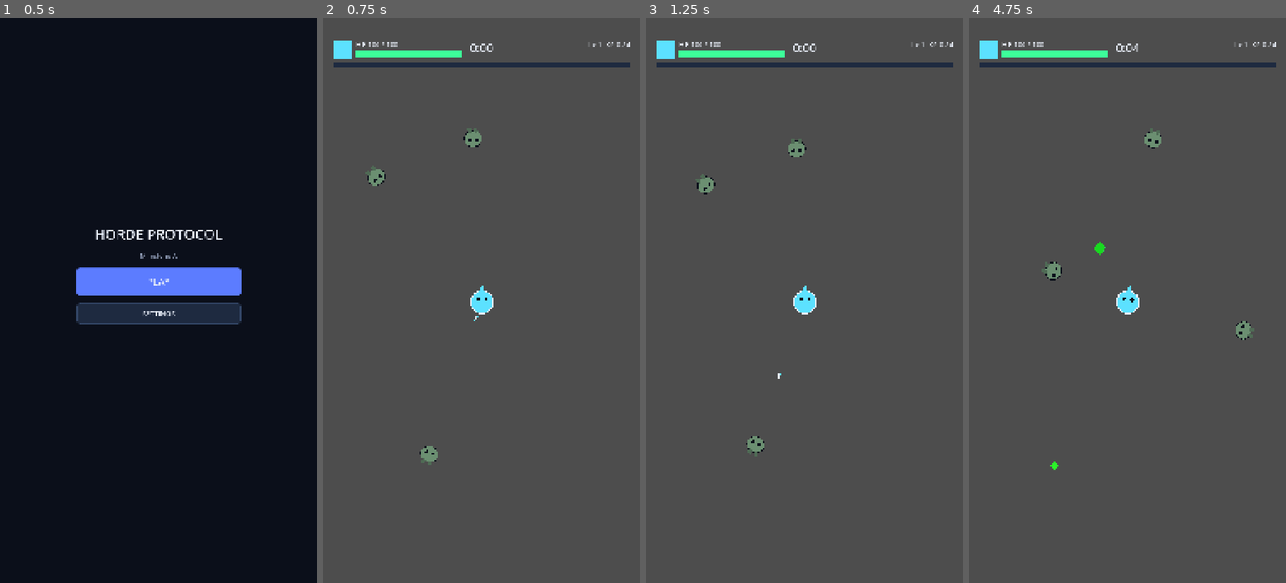
Above: before the commit, frames 1-4 (left to right).
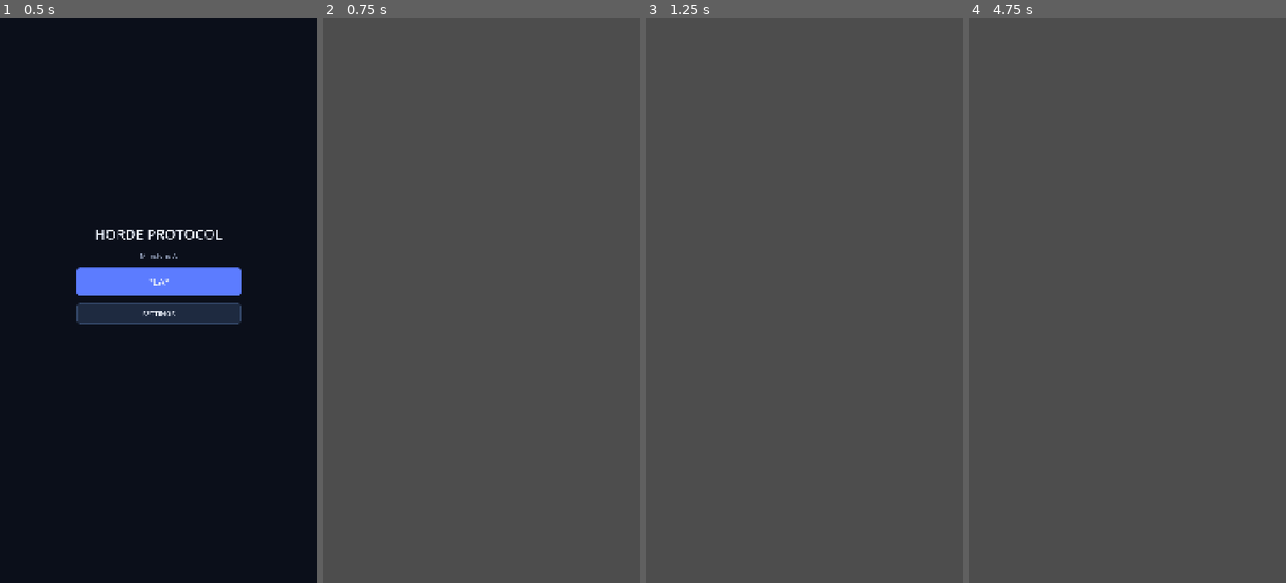
Above: after the commit, the same moments.

Repository: Silithix/Silithix-horde-protocal
Game: Godot game, scene res://scenes/boot/Boot.tscn
Two runs of this game, one before a commit and one after it. Both use one fixed random seed, a clock stepped at 60 frames per second and the inputs below.
Inputs (mouse positions are in pixels of both pictures, inside the frame that each line leads up to):
- Up to frame 1 (0.5 s): no input
- Up to frame 2 (0.75 s): click "PLAY" at 0.5 s
- Up to frame 3 (1.25 s): no input
- Up to frame 4 (4.75 s): move the mouse to (1197, 272) at 1.27 s; click (1197, 272) at 1.42 s; drag from (1064, 328) to (1127, 300) at 2.02 s; move the mouse to (1159, 176) at 2.77 s; click (1159, 176) at 2.92 s; drag from (1111, 413) to (1127, 300) at 3.52 s; move the mouse to (1222, 385) at 4.27 s; click (1222, 385) at 4.42 s

Frame 1 is identical in both runs. In frame 2, 2.3% of the frame differs, in the area x 3-97%, y 4-80%; in frame 3, 2.3%; in frame 4, 2.4%.
Error after the commit: Parse Error: Preload file "res://scenes/enemies/Hound.tscn" does not exist. (res://scenes/run/Run.gd:8)

Commit message:
feat: wire Hound, Tox Spout, and Pulse Halo into Run
Pool-warm and mix-spawn Combat B enemies; Tox after 60s. Level-up offers
Pulse Halo as second weapon with set_level upgrades.

Diff:
--- a/scenes/run/Run.gd
+++ b/scenes/run/Run.gd
@@ -1,20 +1,24 @@
 extends Node2D
-## Run root. Systems owns player/camera/XP/pooling/pause/crates here.
+## Run root. Systems owns player/camera/XP/pooling/pause/crates/spawn mix.
 
 const PLAYER_SCENE := preload("res://scenes/player/Player.tscn")
 const XP_GEM_SCENE := preload("res://scenes/pickups/XpGem.tscn")
 const CRATE_SCENE := preload("res://scenes/pickups/Crate.tscn")
 const DRIFTER_SCENE := preload("res://scenes/enemies/Drifter.tscn")
+const HOUND_SCENE := preload("res://scenes/enemies/Hound.tscn")
+const TOX_SPOUT_SCENE := preload("res://scenes/enemies/ToxSpout.tscn")
 const SHARD_KNIVES := preload("res://scenes/combat/ShardKnivesWeapon.tscn")
+const PULSE_HALO := preload("res://scenes/combat/PulseHaloWeapon.tscn")
 const LEVEL_UP_UI := preload("res://scenes/ui/LevelUpUI.tscn")
 const PAUSE_MENU := preload("res://scenes/ui/PauseMenu.tscn")
 const HUD_SCENE := preload("res://scenes/ui/RunHud.tscn")
 
-const ENEMY_CAP := 24
+const ENEMY_CAP := 28
 const SPAWN_RADIUS := 560.0
-const SPAWN_INTERVAL := 2.0
+const SPAWN_INTERVAL := 1.85
 const INITIAL_DRIFTERS := 2
 const CRATE_INTERVAL := 25.0
+const TOX_UNLOCK_S := 60.0
 
 @onready var world: Node2D = $World
 @onready var entities: Node2D = $Entities
@@ -27,8 +31,10 @@
 var pause_menu: CanvasLayer
 var hud: CanvasLayer
 var _weapon: Node = null
+var _halo: Node = null
 var _spawn_timer: float = 0.0
 var _crate_timer: float = 12.0
+var _elapsed: float = 0.0
 var _run_over: bool = false
 var _bonus_xp_on_gem: int = 0
 
@@ -41,7 +47,9 @@
 
 	Pool.warm(&"xp_gem", XP_GEM_SCENE, 64)
 	Pool.warm(&"crate", CRATE_SCENE, 8)
-	Pool.warm(&"drifter", DRIFTER_SCENE, 64)
+	Pool.warm(&"drifter", DRIFTER_SCENE, 48)
+	Pool.warm(&"hound", HOUND_SCENE, 32)
+	Pool.warm(&"tox_spout", TOX_SPOUT_SCENE, 24)
 
 	player = PLAYER_SCENE.instantiate()
 	entities.add_child(player)
@@ -73,16 +81,17 @@
 	hud.call("bind_player", player)
 
 	for i in INITIAL_DRIFTERS:
-		_spawn_drifter()
+		_spawn_enemy_key(&"drifter", DRIFTER_SCENE)
 
 func _process(delta: float) -> void:
 	if _run_over or get_tree().paused:
 		return
+	_elapsed += delta
 	_spawn_timer -= delta
 	if _spawn_timer <= 0.0:
 		_spawn_timer = SPAWN_INTERVAL
 		if _alive_enemy_count() < ENEMY_CAP:
-			_spawn_drifter()
+			_spawn_mixed()
 	_crate_timer -= delta
 	if _crate_timer <= 0.0:
 		_crate_timer = CRATE_INTERVAL
@@ -91,7 +100,6 @@
 func _unhandled_input(event: InputEvent) -> void:
 	if not event.is_action_pressed("ui_cancel"):
 		return
-	# Level-up open: abandon to hub (force close)
 	if level_up_ui and level_up_ui.has_method("is_open") and level_up_ui.is_open():
 		_abandon_to_hub()
 		return
@@ -118,7 +126,6 @@
 		pickups.add_child(gem)
 	var value := amount + _bonus_xp_on_gem
 	if gem.has_method("setup"):
-		# Prefer tier visuals; amount still applied via setup value path when bonus
 		if _bonus_xp_on_gem > 0:
 			gem.call("setup", value, pos)
 		else:
@@ -134,7 +141,6 @@
 			gem.call("magnet_pull", player)
 
 func _roll_trash_gem_tier() -> String:
-	# Weights from pickup_table trash column (approx)
 	var roll := randi() % 100
 	if roll < 8:
 		return "blue"
@@ -156,14 +162,27 @@
 	if crate.has_method("setup"):
 		crate.call("setup", pos, kind)
 
-func _spawn_drifter() -> void:
+func _spawn_mixed() -> void:
+	# Bulk Drifters; sprinkle Hounds; Tox Spouts after 1:00 on the edges.
+	var roll := randi() % 100
+	if _elapsed >= TOX_UNLOCK_S and roll < 18:
+		_spawn_enemy_key(&"tox_spout", TOX_SPOUT_SCENE)
+	elif roll < 32:
+		_spawn_enemy_key(&"hound", HOUND_SCENE)
+	else:
+		_spawn_enemy_key(&"drifter", DRIFTER_SCENE)
+
+func _spawn_enemy_key(key: StringName, scene: PackedScene) -> void:
 	if player == null or not is_instance_valid(player) or not player.alive:
 		return
 	var angle := randf() * TAU
-	var pos := player.global_position + Vector2(cos(angle), sin(angle)) * SPAWN_RADIUS
-	var enemy: Node = Pool.acquire(&"drifter", entities)
+	var radius := SPAWN_RADIUS
+	if key == &"tox_spout":
+		radius = SPAWN_RADIUS + 40.0
+	var pos := player.global_position + Vector2(cos(angle), sin(angle)) * radius
+	var enemy: Node = Pool.acquire(key, entities)
 	if enemy == null:
-		enemy = DRIFTER_SCENE.instantiate()
+		enemy = scene.instantiate()
 		entities.add_child(enemy)
 	if enemy.has_method("activate"):
 		enemy.call("activate", pos, player)
@@ -190,10 +209,21 @@
 	if _weapon.has_method("set_level"):
 		_weapon.call("set_level", lv)
 
+func _offer_or_upgrade_pulse_halo() -> void:
+	if _halo == null or not is_instance_valid(_halo):
+		_halo = PULSE_HALO.instantiate()
+		player.add_child(_halo)
+		_halo.setup(player)
+	elif _halo.has_method("set_level"):
+		var lv := int(_halo.get("level")) if _halo.get("level") != null else 1
+		_halo.call("set_level", mini(lv + 1, 5))
+
 func _on_card_picked(card_id: String) -> void:
 	match card_id:
 		"shard_knives":
 			_upgrade_starter_weapon()
+		"pulse_halo":
+			_offer_or_upgrade_pulse_halo()
 		"move_speed":
 			player.set_meta("speed_mult", float(player.get_meta("speed_mult", 1.0)) + 0.12)
 		"magnet":
--- a/scripts/meta/LevelUpUI.gd
+++ b/scripts/meta/LevelUpUI.gd
@@ -16,6 +16,7 @@
 
 const DUMMY_CARDS := [
 	{"id": "shard_knives", "label": "Shard Knives\nUpgrade weapon"},
+	{"id": "pulse_halo", "label": "Pulse Halo\nDamaging ring"},
 	{"id": "move_speed", "label": "Boots\n+12% move speed"},
 	{"id": "magnet", "label": "Magnet Coil\n+40 magnet radius"},
 	{"id": "max_hp", "label": "Plating\n+20 max HP + heal"},
Not shown, changed: docs/BOT_LOG.md
